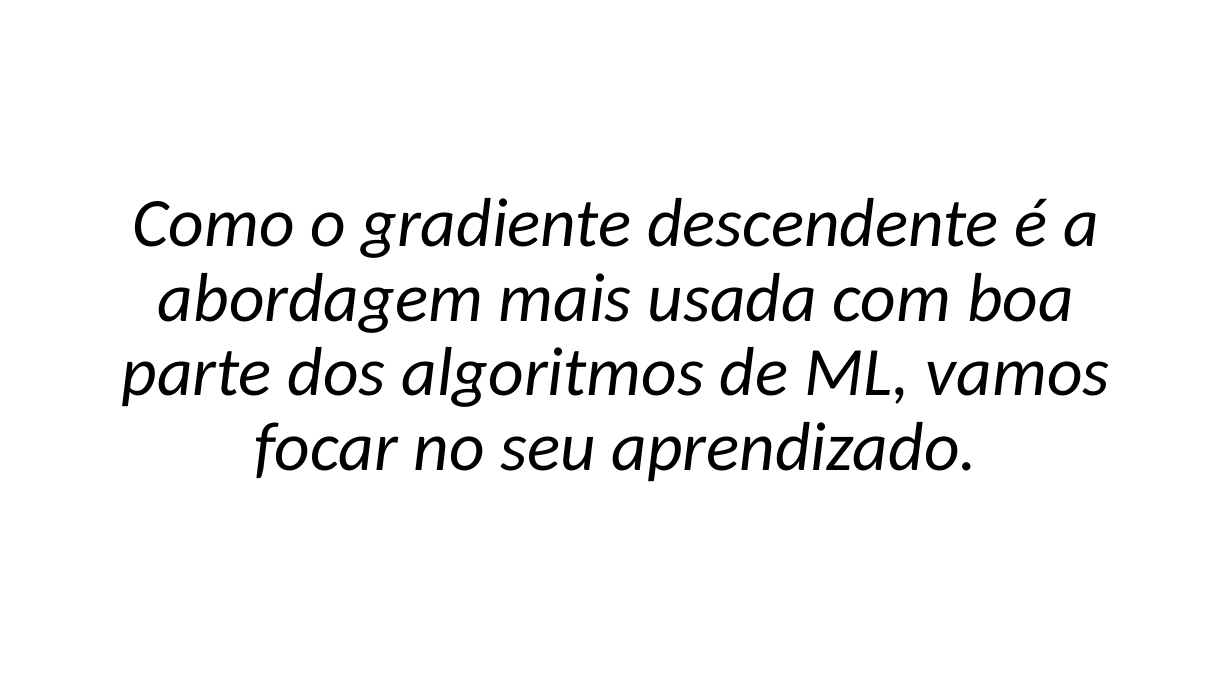
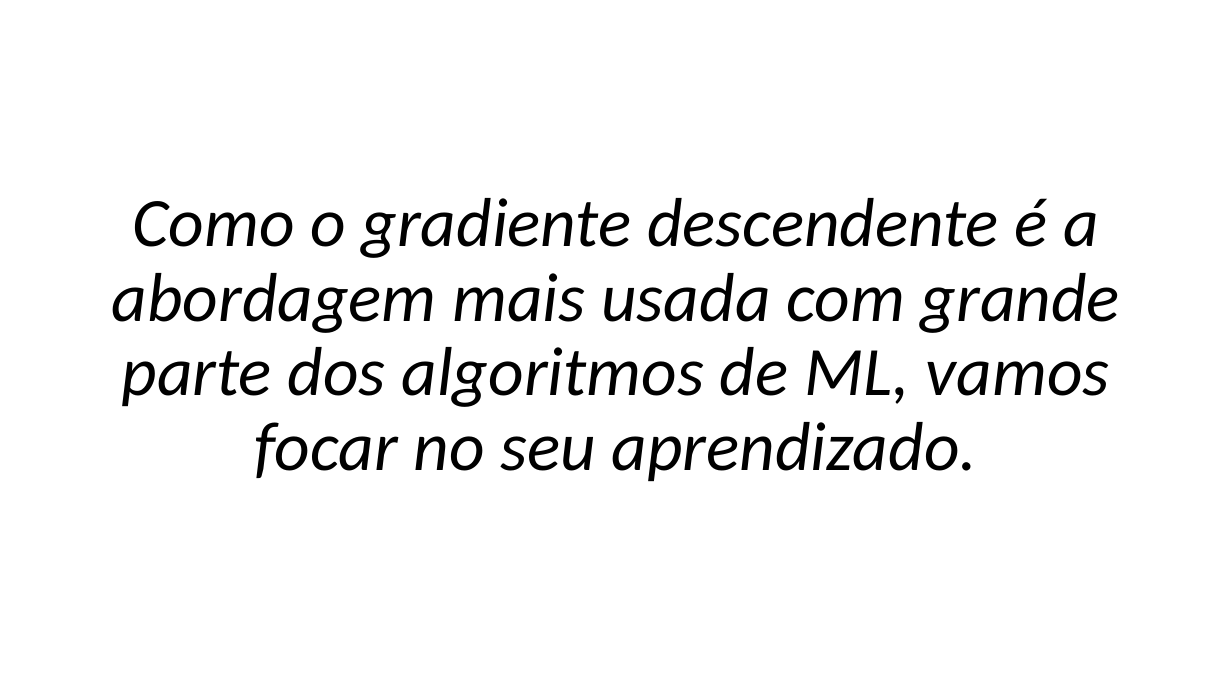
Before and after one commit to zz4fap/c24_inteligencia_artificial, a slide deck: slide 20 of slides/C24_Regressão.pptx. Drawn at 1232x693 pixels with LibreOffice and Linux fonts; fonts in the diff are those of the drawing. Boxes give left, top, right and bottom in pixels: in the first picture for what was removed or moved away, otherwise in the second. Text is boxed around its words. In the diff, an @@ line names an element or a change of style, - is before the commit and + after.

Commit message:
new slides

```diff
--- a/slides/C24_Regressão.pptx
+++ b/slides/C24_Regressão.pptx
@@ text at (112, 198, 1120, 482): text changed @@
-Como o gradiente descendente é a abordagem mais usada com boa parte dos algoritmos de ML, vamos focar no seu aprendizado.
+Como o gradiente descendente é a abordagem mais usada com grande parte dos algoritmos de ML, vamos focar no seu aprendizado.
```
Also in this commit, not shown: 1 other slide changed, 3 slides added, 2 slides removed.
